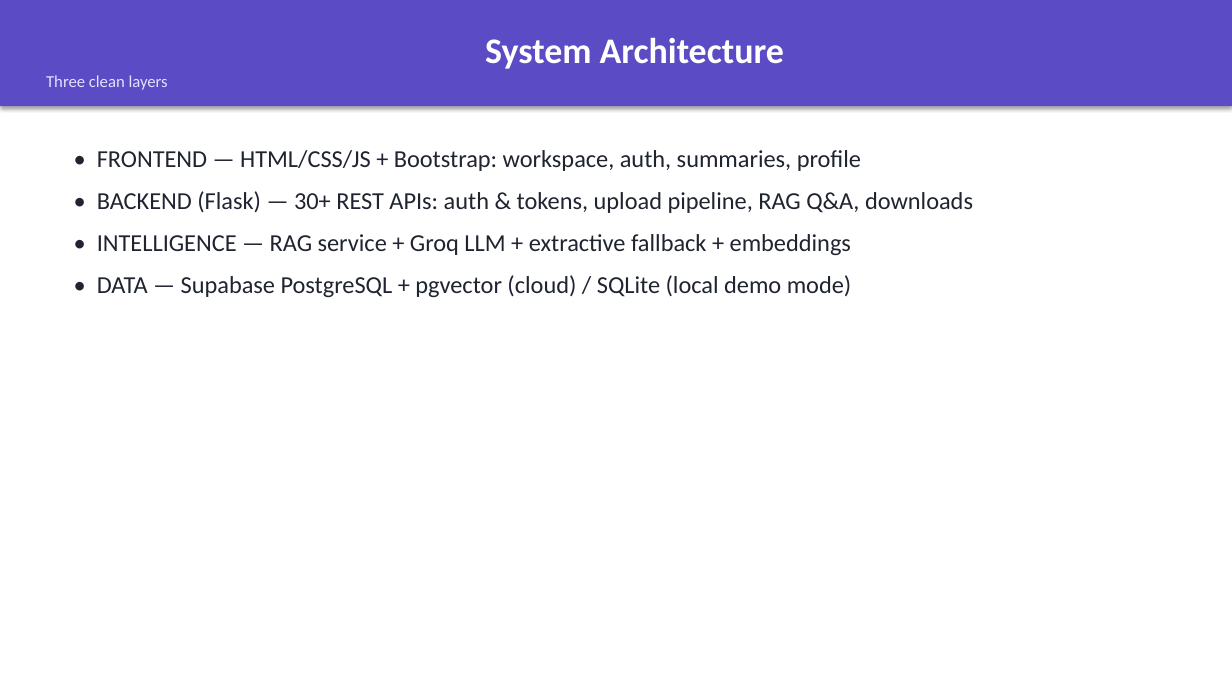
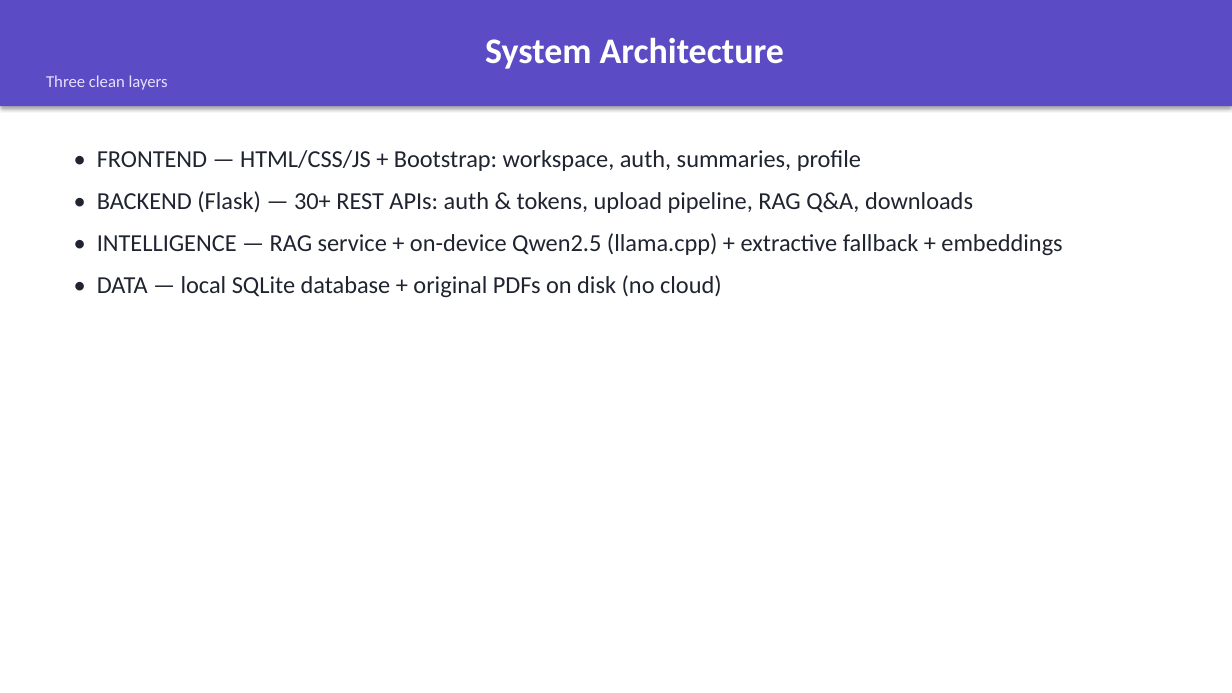
Before and after one commit to Vishal-oly/DocuQuery, a slide deck: slide 4 of docs/DocuQuery_Presentation.pptx. Drawn at 1232x693 pixels with LibreOffice and Linux fonts; fonts in the diff are those of the drawing. Boxes give left, top, right and bottom in pixels: in the first picture for what was removed or moved away, otherwise in the second. Text is boxed around its words. In the diff, an @@ line names an element or a change of style, - is before the commit and + after.

```diff
--- a/docs/DocuQuery_Presentation.pptx
+++ b/docs/DocuQuery_Presentation.pptx
@@ text at <box>97,233,1062,297</box>: text changed @@
-• INTELLIGENCE — RAG service + Groq LLM + extractive fallback + embeddings
-• DATA — Supabase PostgreSQL + pgvector (cloud) / SQLite (local demo mode)
+• INTELLIGENCE — RAG service + on-device Qwen2.5 (llama.cpp) + extractive fallback + embeddings
+• DATA — local SQLite database + original PDFs on disk (no cloud)
```
Also in this commit, not shown: 4 other slides changed, 24 other files.
